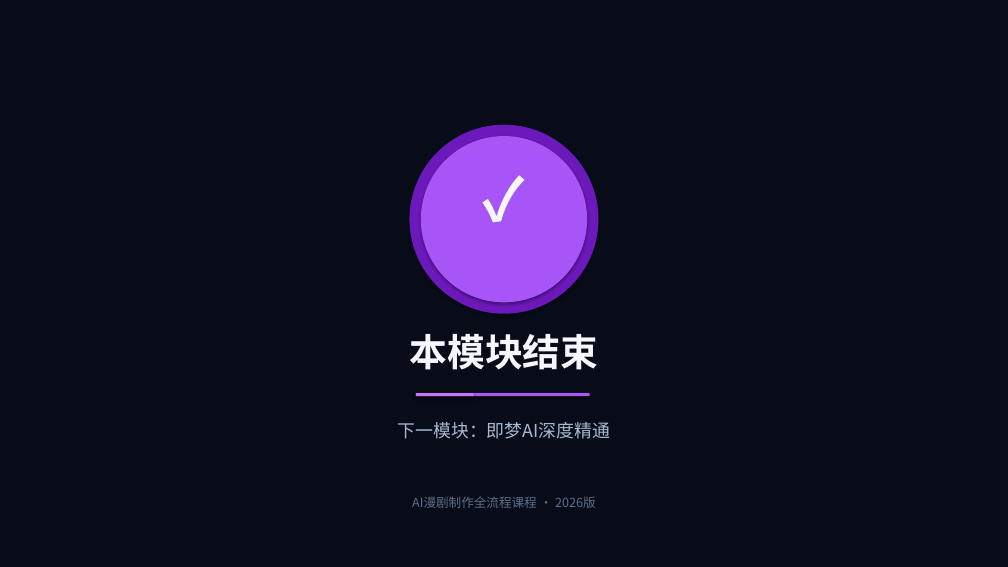
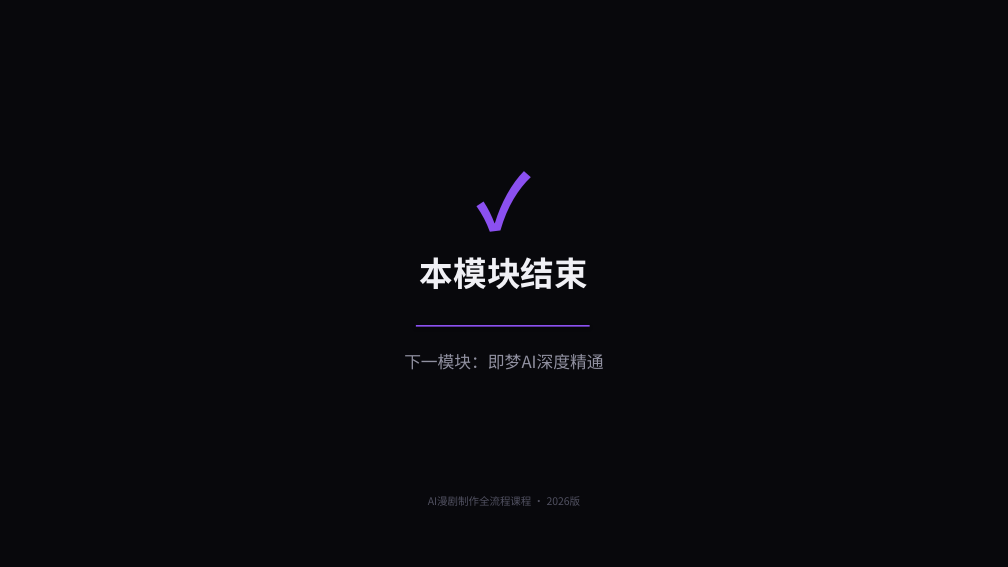
Before and after one commit to lichangjiang932-ship-it/ai-video-class, a slide deck: slide 12 of AI漫剧制作课程/PPT课件/模块03-分镜设计与提示词工程.pptx. Drawn at 1008x567 pixels with LibreOffice and Linux fonts; fonts in the diff are those of the drawing. Boxes give left, top, right and bottom in pixels: in the first picture for what was removed or moved away, otherwise in the second. Text is boxed around its words. In the diff, an @@ line names an element or a change of style, - is before the commit and + after.

```diff
--- a/AI漫剧制作课程/PPT课件/模块03-分镜设计与提示词工程.pptx
+++ b/AI漫剧制作课程/PPT课件/模块03-分镜设计与提示词工程.pptx
@@ background #080C18 to #08080C @@
@@ ellipse removed at (x1=410, y1=125, x2=599, y2=314) @@
@@ ellipse removed at (x1=421, y1=136, x2=588, y2=302) @@
@@ text "✓" moved from (x1=421, y1=159, x2=588, y2=272) to (x1=0, y1=151, x2=1008, y2=227) @@
@@ text "✓" at (x1=0, y1=151, x2=1008, y2=227): size 56 to 72 pt, text colour #F5F7FC to #8B50F0 @@
@@ text "本模块结束" moved from (x1=409, y1=334, x2=598, y2=370) to (x1=420, y1=257, x2=588, y2=289) @@
@@ text "本模块结束" at (x1=420, y1=257, x2=588, y2=289): size 36 to 32 pt, text colour #F5F7FC to #F0F0F5 @@
@@ rectangle moved from (x1=416, y1=393, x2=590, y2=396) to (x1=416, y1=325, x2=590, y2=327) @@
@@ rectangle at (x1=416, y1=325, x2=590, y2=327): fill #A855F7 to #8B50F0 @@
@@ text "下一模块：即梦AI深度精通" moved from (x1=398, y1=422, x2=611, y2=439) to (x1=404, y1=354, x2=603, y2=370) @@
@@ text "下一模块：即梦AI深度精通" at (x1=404, y1=354, x2=603, y2=370): size 17 to 16 pt, text colour #A8B8D0 to #9090A0 @@
@@ rectangle removed at (x1=416, y1=393, x2=474, y2=396) @@
@@ text "AI漫剧制作全流程课程 · 2026版" at (x1=428, y1=496, x2=581, y2=506): size 12 to 10 pt, text colour #5C6E8A to #505060 @@
```
Also in this commit, not shown: 11 other slides changed, 18 other files.
